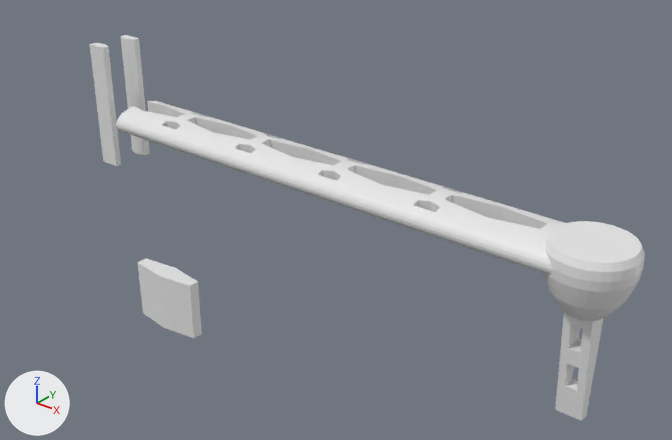
The Blender file arm.blend, before and after one commit.
One viewpoint serves both versions: a camera (50 mm lens) standing at (10.8, -20.7, 13.2) and looking at (-4.4, -1.7, 1.4). Arrows for +X, +Y and +Z are at lower left; the lights stay in place.

Before the edit, the objects in view are built like this:
```python
me_cylinder = bpy.data.meshes.new('Cylinder')
me_cylinder.from_pydata(...)  # 294 vertices, 130 faces; spans x -1.0..1.0, y -1.0..1.0, z -1.0..1.0
me_cylinder_001 = bpy.data.meshes.new('Cylinder.001')
me_cylinder_001.from_pydata(...)  # 2328 vertices, 2068 faces; spans x -1.11..1.11, y -1.11..1.11, z -3.75..0.89
me_cylinder_004 = bpy.data.meshes.new('Cylinder.004')
me_cylinder_004.from_pydata(...)  # 20 vertices, 14 faces; spans x -0.87..0.87, y -6.58..0.5, z -1.0..1.0
ob_arm_cylinder = bpy.data.objects.new('Arm Cylinder', me_cylinder)
ob_arm_cylinder.location = (-3.87, -2.84, 3.37)
ob_arm_cylinder.rotation_euler = (0.0, 1.571, 0.0)  # degrees (0, 90, 0)
ob_arm_cylinder.scale = (0.454, 1.0, 7.41)
ob_cylinder_001 = bpy.data.objects.new('Cylinder.001', me_cylinder_004)
ob_cylinder_001.location = (-12.22, -3.44, 3.7)
ob_cylinder_001.rotation_euler = (0.0, 0.0, 3.142)  # degrees (0, 0, 180)
ob_cylinder_001.scale = (0.372, 0.197, 1.92)
_m = ob_cylinder_001.modifiers.new('Boolean', 'BOOLEAN')
_m.solver = 'FLOAT'
ob_motor_holder_and_leg = bpy.data.objects.new('Motor Holder and Leg', me_cylinder_001)
ob_motor_holder_and_leg.location = (3.78, -2.84, 2.94)
# also in view: 'Hexagonal Cutout Tool' at (-10.7, -2.8, -3.0)
```
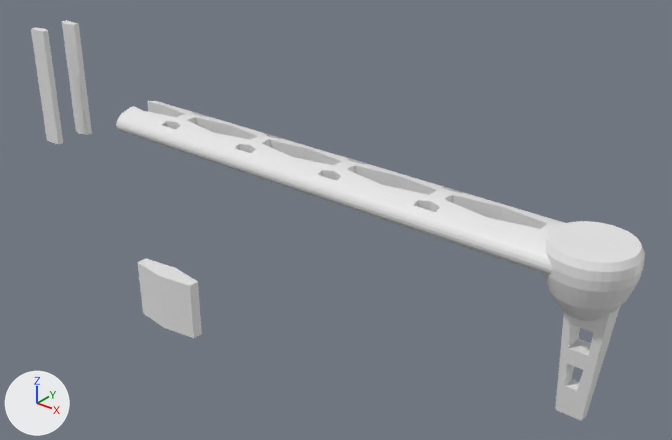
Commit message: Changed leg to a trapezoid

The change, as a diff of the scene's bpy script:
```diff
--- a/arm.blend.py
+++ b/arm.blend.py
@@ me_cylinder_001 @@
 me_cylinder_001.from_pydata(...)  # 2328 vertices, 2068 faces; spans x -1.11..1.11, y -1.11..1.11, z -3.75..0.89
 # used by ob_motor_holder_and_leg; location = (3.78, -2.84, 2.94)
-me_cylinder_001.vertices[5].co = (0.35, -0.38, -0.67)
-me_cylinder_001.vertices[6].co = (0.35, 0.31, -0.67)
-me_cylinder_001.vertices[11].co = (0.15, -0.34, -1.16)  # pixel (582, 328)
-me_cylinder_001.vertices[12].co = (0.15, -0.3, -1.83)  # pixel (580, 352)
-me_cylinder_001.vertices[13].co = (0.15, -0.27, -2.26)  # pixel (578, 368)
-me_cylinder_001.vertices[17].co = (0.15, 0.28, -1.16)
-me_cylinder_001.vertices[21].co = (0.15, 0.23, -1.83)
-me_cylinder_001.vertices[23].co = (0.15, 0.2, -2.26)
+# me_cylinder_001 part 1
+me_cylinder_001.vertices[5].co = (0.72, -0.38, -0.39)
+me_cylinder_001.vertices[6].co = (0.72, 0.31, -0.39)
+me_cylinder_001.vertices[11].co = (0.4, -0.34, -1.16)  # pixel (593, 332)
+me_cylinder_001.vertices[12].co = (0.34, -0.3, -1.83)  # pixel (588, 355)
+me_cylinder_001.vertices[13].co = (0.26, -0.27, -2.26)  # pixel (583, 369)
+me_cylinder_001.vertices[17].co = (0.4, 0.28, -1.16)
+me_cylinder_001.vertices[21].co = (0.34, 0.23, -1.83)
+me_cylinder_001.vertices[23].co = (0.26, 0.2, -2.26)
@@ ob_cylinder_001 @@
 ob_cylinder_001 = bpy.data.objects.new('Cylinder.001', me_cylinder_004)
-ob_cylinder_001.location = (-12.22, -3.44, 3.7)
+ob_cylinder_001.location = (-15.22, -3.44, 3.7)
 ob_cylinder_001.rotation_euler = (0.0, 0.0, 3.142)  # degrees (0, 0, 180)
```

Where the change shows, as pixel boxes (x1, y1, x2, y2) in the pictures (672 x 440 px; the box of a moved part takes in the faces that stretch with it):
'Cylinder.001', moved: before (90, 35, 150, 166); after (31, 20, 92, 145)
part 1 of me_cylinder_001, moved or reshaped: before (555, 312, 603, 421); after (555, 307, 620, 421)
